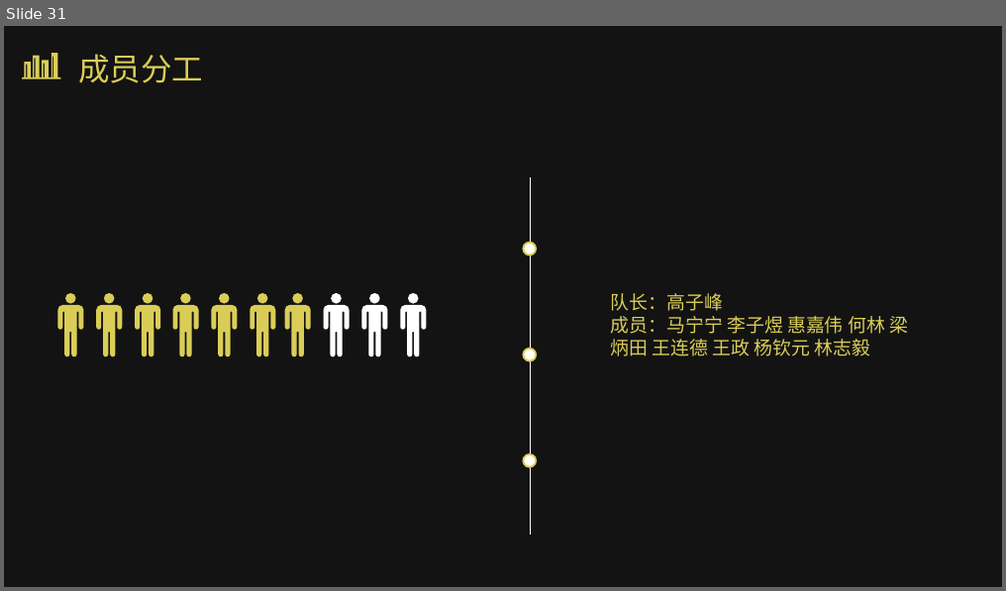
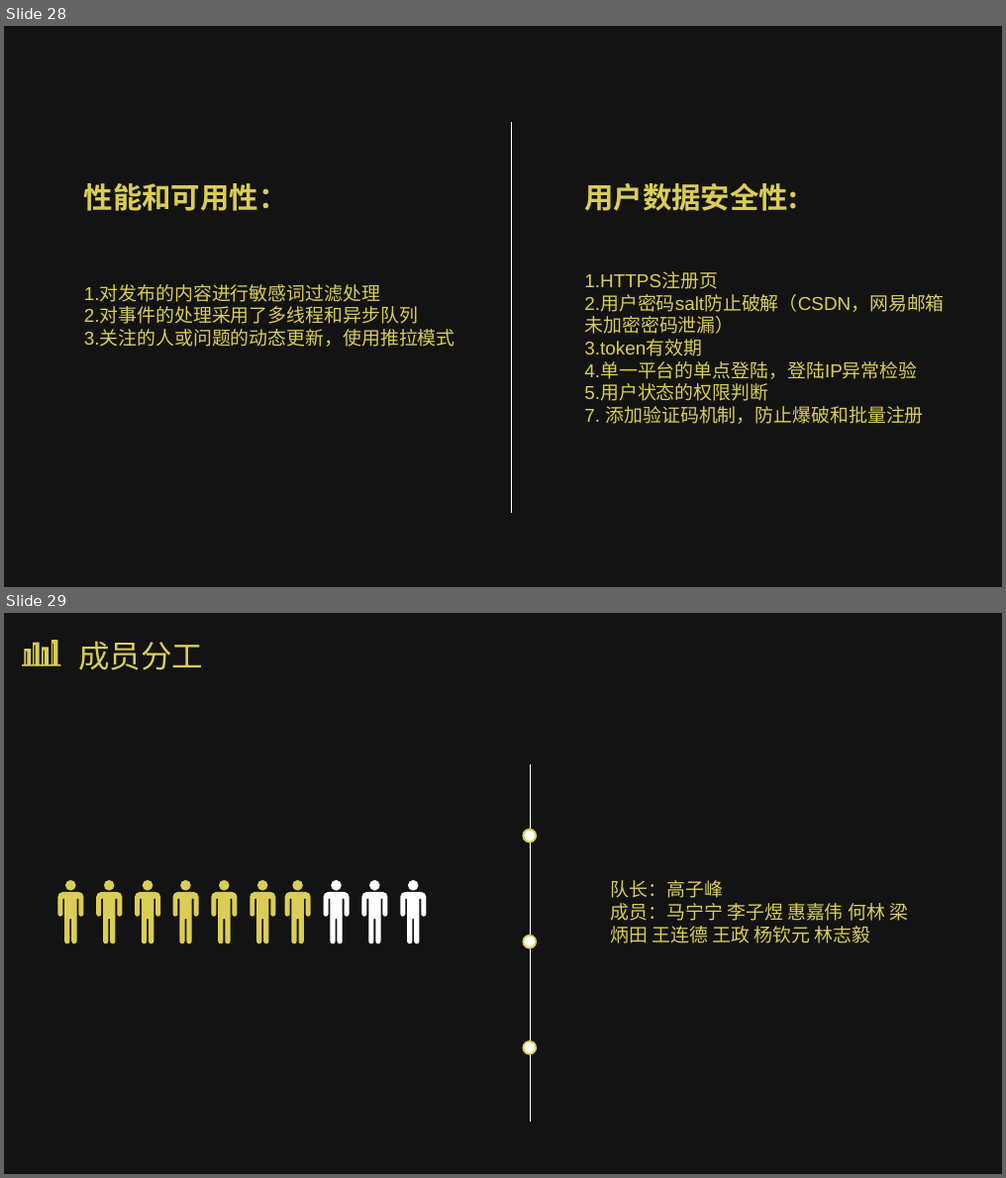
Before and after one commit to WEASP/our-project, a slide deck: Tasks/Task10/高子峰组-知否演示ppt.pptx. Shown one above the other, each under a label of ours: slide 31 before the commit, slides 28 and 29 after it. The pictures are 1006x591 and 1006x1178 pixels, drawn with LibreOffice and Linux fonts; fonts in the diff are those of the drawing; background and template pictures are left out; a plain dark background stands for a picture behind light text. Boxes give left, top, right and bottom in pixels: in the first picture for what was removed or moved away, otherwise in the second. Text is boxed around its words. In the diff, an @@ line names an element or a change of style, - is before the commit and + after.

```diff
--- a/Tasks/Task10/高子峰组-知否演示ppt.pptx
+++ b/Tasks/Task10/高子峰组-知否演示ppt.pptx
@@ slide 28 added at [4, 26, 1002, 587], background picture (left out); not listed: 1 template element that a slide beside it also shows @@
@@ line added from (512, 122) to (512, 513), #FFFFFF 0.5 pt @@
@@ text added at [84, 183, 288, 211], 28 pt, text #DACD57, bold @@
+性能和可用性：
@@ text added at [585, 183, 798, 211], 28 pt, text #DACD57, bold @@
+用户数据安全性:
@@ text added at [84, 285, 455, 347], 18 pt, text #DACD57 @@
+1.对发布的内容进行敏感词过滤处理
+2.对事件的处理采用了多线程和异步队列
+3.关注的人或问题的动态更新，使用推拉模式
@@ text added at [584, 273, 944, 424], 18 pt, text #DACD57 @@
+1.HTTPS注册页
+2.用户密码salt防止破解（CSDN，网易邮箱未加密密码泄漏）
+3.token有效期
+4.单一平台的单点登陆，登陆IP异常检验
+5.用户状态的权限判断
+7. 添加验证码机制，防止爆破和批量注册
@@ what was slide 31 is now slide 29 @@
```
Also in this commit, not shown: 5 slides changed, 3 slides removed.
